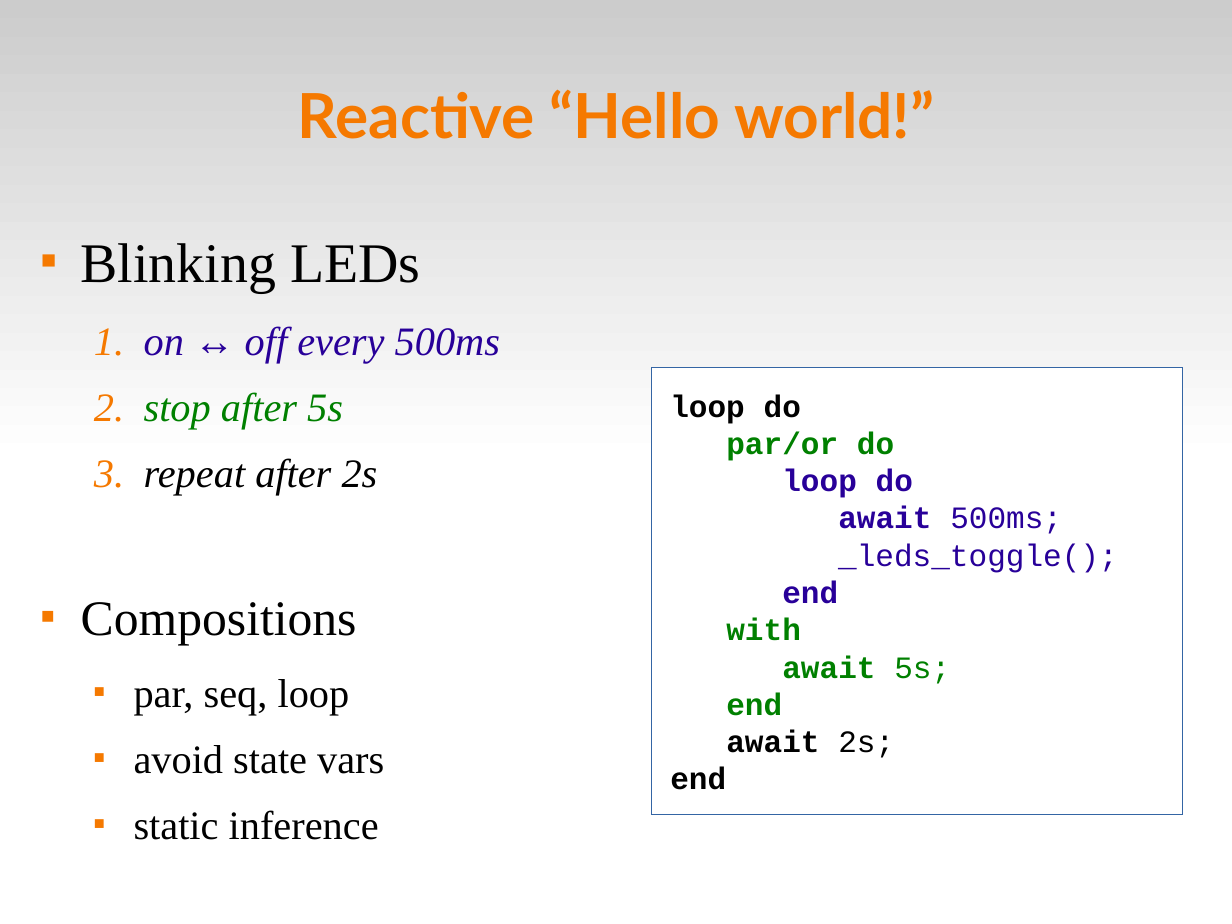
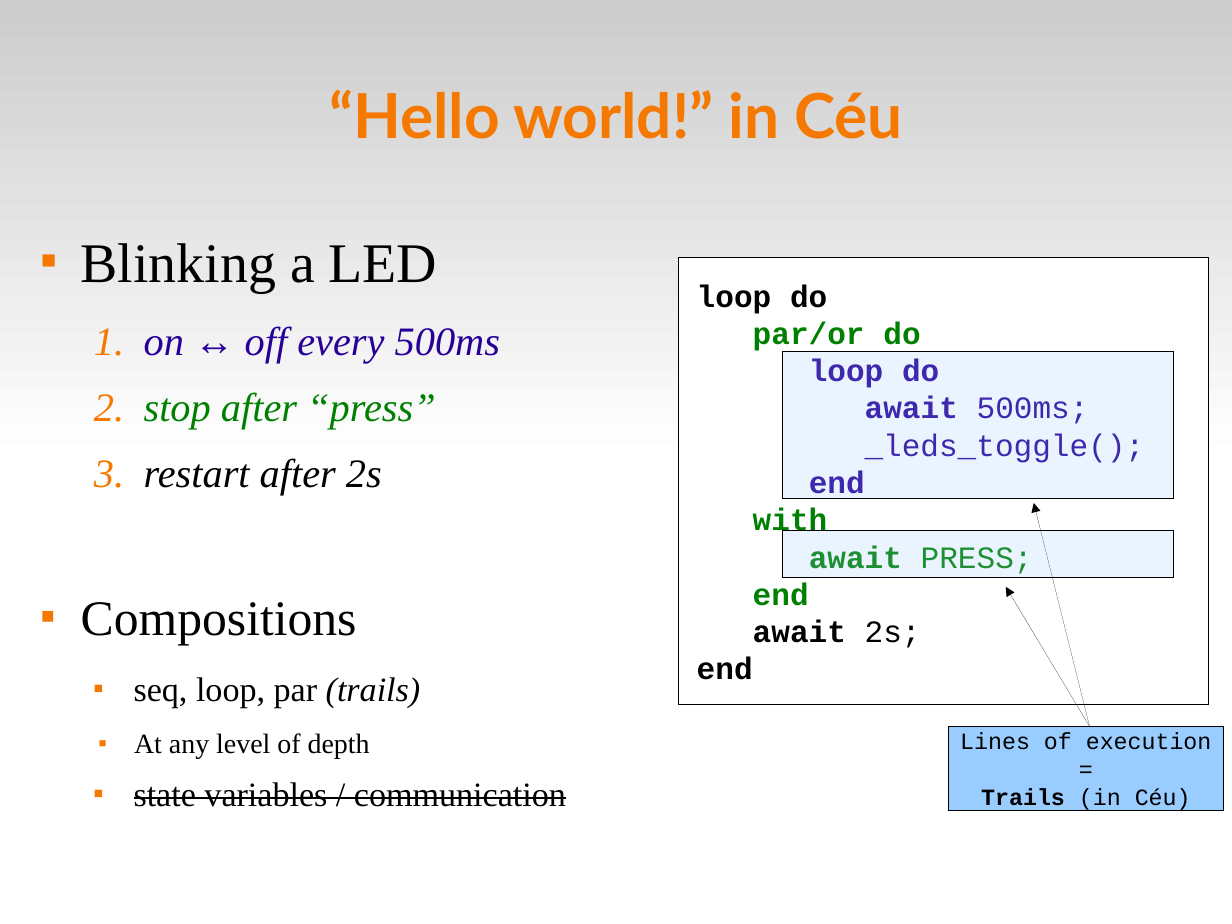
Before and after one commit to fsantanna-no/ceu-docs, a slide deck: slide 6 of ceu_seminarios.odp. Drawn at 1232x924 pixels with LibreOffice and Linux fonts; fonts in the diff are those of the drawing. Boxes give left, top, right and bottom in pixels: in the first picture for what was removed or moved away, otherwise in the second. Text is boxed around its words. In the diff, an @@ line names an element or a change of style, - is before the commit and + after.

```diff
--- a/ceu_seminarios.odp
+++ b/ceu_seminarios.odp
@@ title at <box>329,89,903,139</box>: text changed @@
-Reactive “Hello world!”
+“Hello world!” in Céu
@@ text at <box>81,243,438,292</box>: text changed @@
-■ Blinking LEDs
+■ Blinking a LED
@@ rectangle "loop do": place and size @@
-rectangle "loop do" at <box>652,368,1183,815</box>
+rectangle "loop do" at <box>679,257,1210,704</box>
@@ rectangle "loop do" at <box>679,257,1210,704</box>: outline #3465A4 0 pt to #000000 0 pt @@
@@ rectangle added at <box>783,351,1174,499</box>, fill #99CCFF at 20% opacity, outline #000000 0 pt @@
@@ text at <box>144,392,436,496</box>: text changed; text colour #000000 to #008000 @@
-  2. stop after 5s
-  3. repeat after 2s
+  2. stop after “press”
+  3. restart after 2s
@@ arrow added from (1090, 727) to (1034, 503), #000000 0 pt @@
@@ rectangle added at <box>783,531,1174,578</box>, fill #99CCFF at 20% opacity, outline #000000 0 pt @@
@@ text in rectangle at <box>809,545,1033,574</box>: text changed; bold off @@
-await 5s;
+await PRESS;
@@ arrow added from (1090, 727) to (1006, 587), #000000 0 pt @@
@@ text at <box>134,677,566,807</box>: text changed; size 26 to 22 pt @@
-  ■ par, seq, loop
-  ■ avoid state vars
-  ■ static inference
+  ■ seq, loop, par (trails)
+    ■ At any level of depth
+  ■ state variables / communication
@@ rectangle added at <box>949,727,1224,811</box>, fill #99CCFF, outline #000000 0 pt, 15 pt, text #000000 @@
+Lines of execution
+=
+Trails (in Céu)
```
Also in this commit, not shown: 4 other slides changed, 46 slides added, 16 slides removed, 1 other file.
